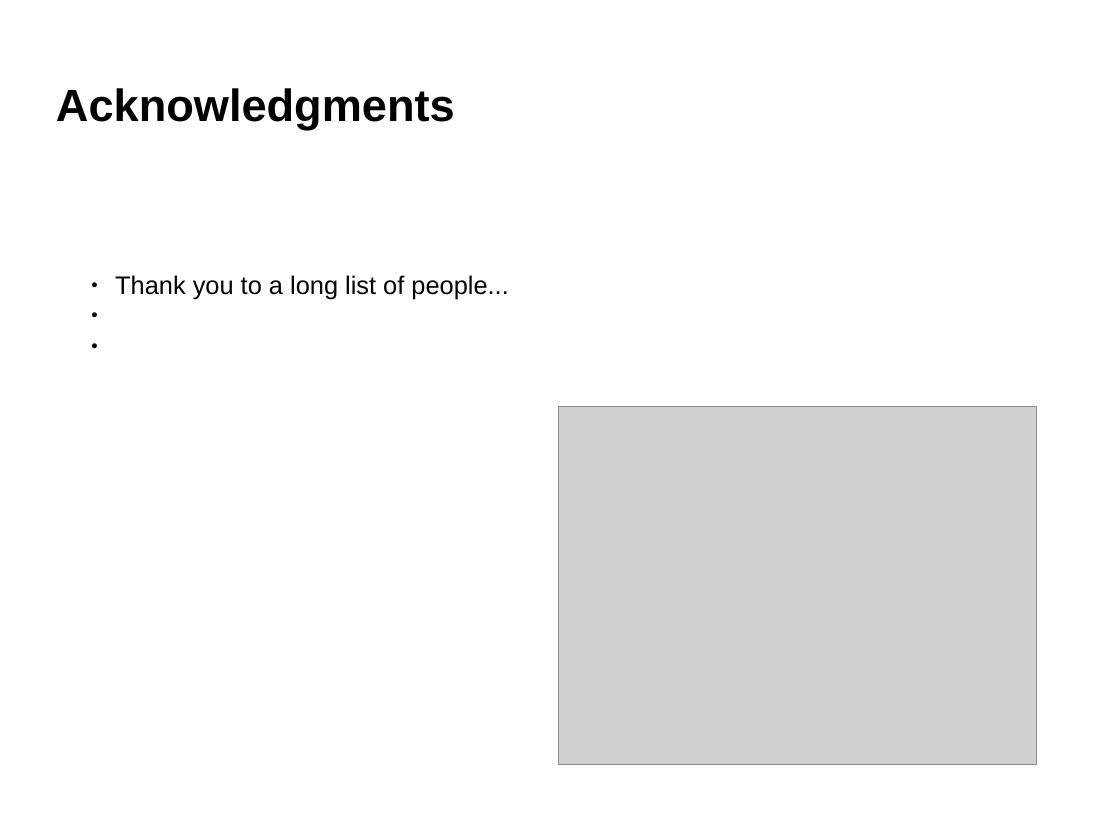
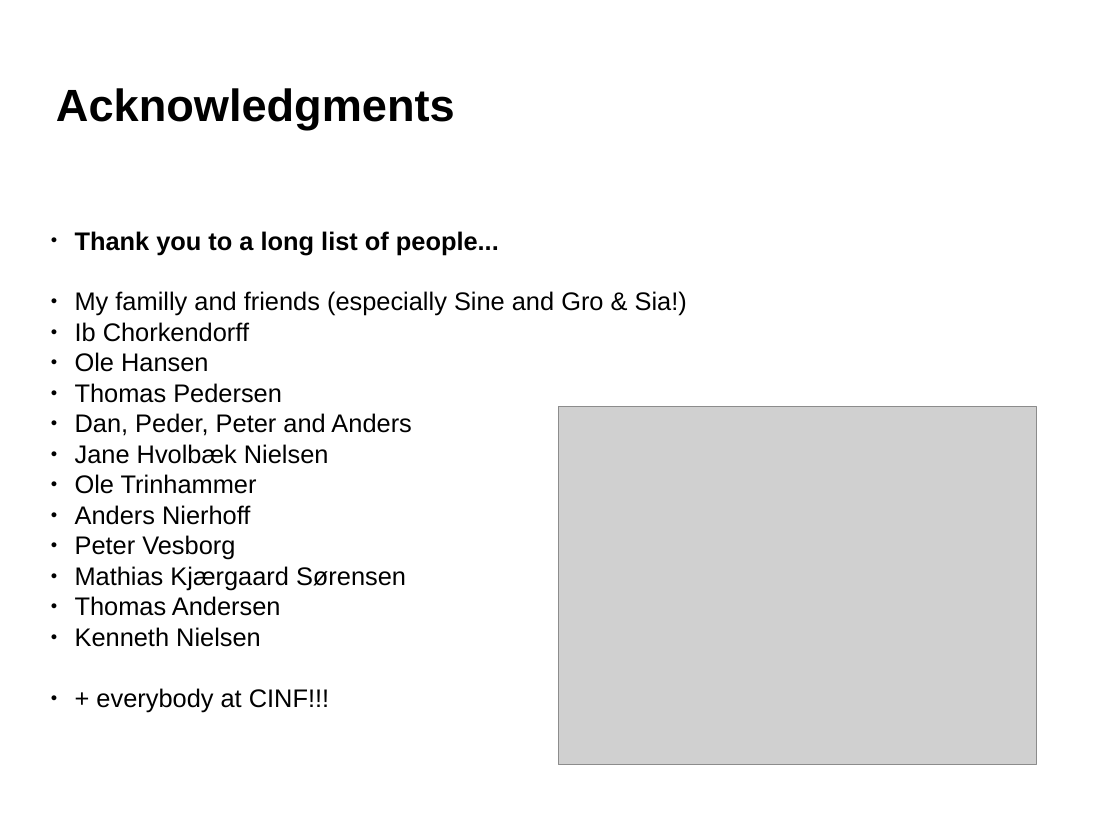
Before and after one commit to robertjensen/Thesis, a slide deck: slide 49 of defence/presentaation.odp. Drawn at 1120x840 pixels with LibreOffice and Linux fonts; fonts in the diff are those of the drawing; grey boxes stand for pictures; background and template pictures are left out. Boxes give left, top, right and bottom in pixels: in the first picture for what was removed or moved away, otherwise in the second. Text is boxed around its words. In the diff, an @@ line names an element or a change of style, - is before the commit and + after.

```diff
--- a/defence/presentaation.odp
+++ b/defence/presentaation.odp
@@ text added at [75,231,687,712], 18 pt, text #000000 @@
+● Thank you to a long list of people...
+● My familly and friends (especially Sine and Gro & Sia!)
+● Ib Chorkendorff
+● Ole Hansen
+● Thomas Pedersen
+● Dan, Peder, Peter and Anders
+● Jane Hvolbæk Nielsen
+● Ole Trinhammer
+● Anders Nierhoff
+● Peter Vesborg
+● Mathias Kjærgaard Sørensen
+● Thomas Andersen
+● Kenneth Nielsen
+● + everybody at CINF!!!
@@ text removed at [115,275,508,300] @@
-● Thank you to a long list of people...
```
Also in this commit, not shown: 4 other slides changed, 2 other files.
